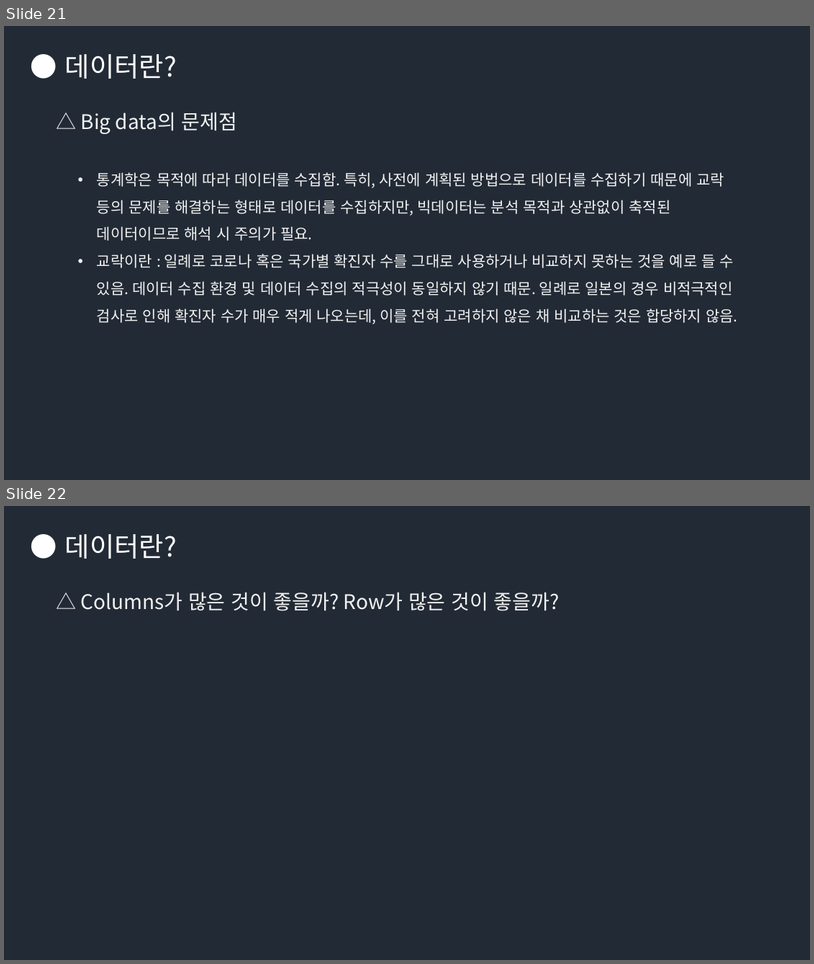
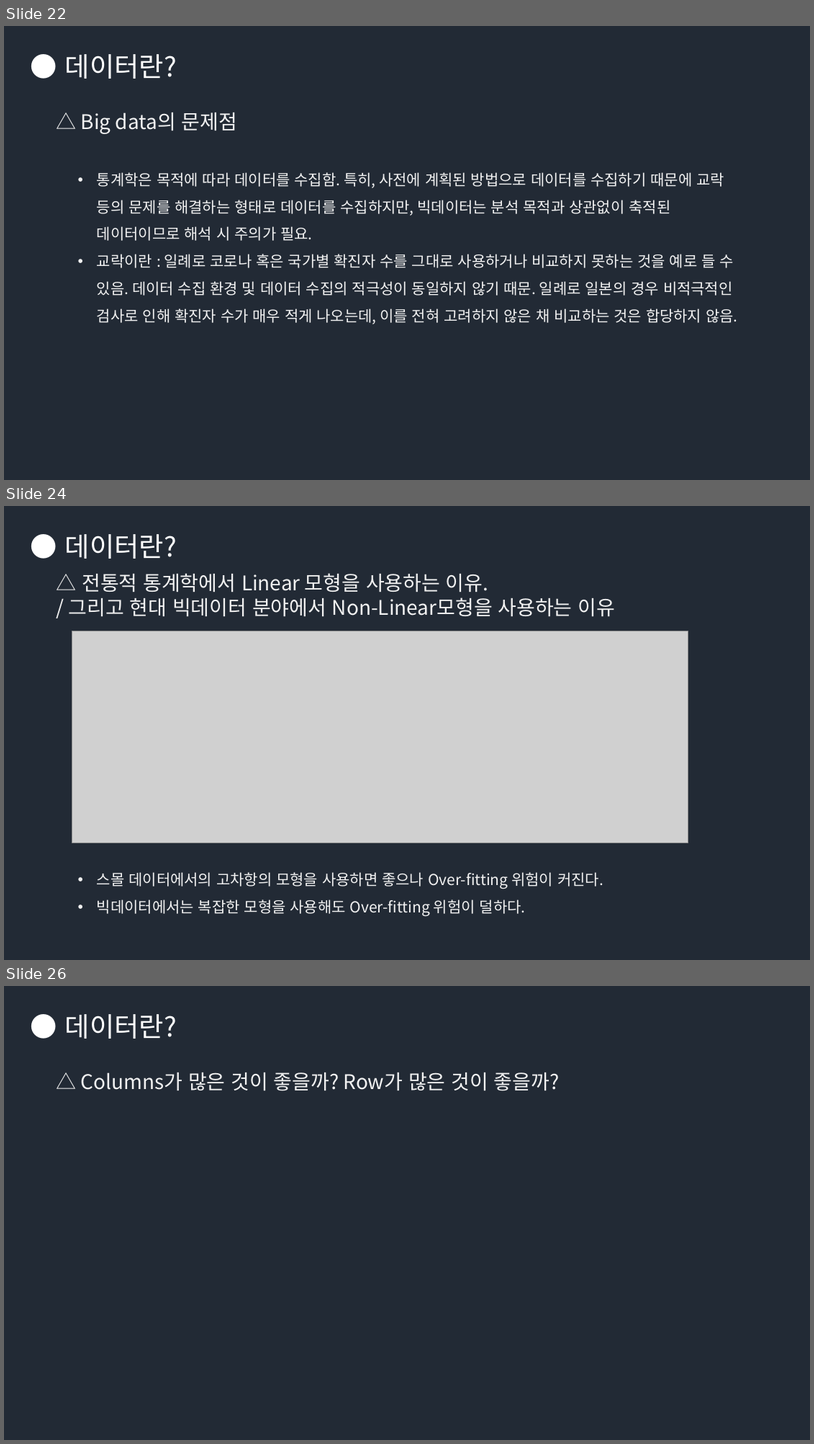
Before and after one commit to Groot-Space/Groot-space.github.io, a slide deck: assets/images/AI/데이터분석, 머신러닝, 딥러닝, AI.pptx. Shown one above the other, each under a label of ours: slides 21 and 22 before the commit, slides 22, 24 and 26 after it; the slides between them are not shown. The pictures are 814x964 and 814x1444 pixels, drawn with LibreOffice and Linux fonts; fonts in the diff are those of the drawing; grey boxes stand for pictures. Boxes give left, top, right and bottom in pixels: in the first picture for what was removed or moved away, otherwise in the second. Text is boxed around its words. In the diff, an @@ line names an element or a change of style, - is before the commit and + after.

```diff
--- a/assets/images/AI/데이터분석, 머신러닝, 딥러닝, AI.pptx
+++ b/assets/images/AI/데이터분석, 머신러닝, 딥러닝, AI.pptx
@@ slide 24 added at bbox=[4, 506, 810, 960], background #222A35 @@
@@ text added at bbox=[65, 534, 177, 559], 32 pt, text #FFFFFF @@
+● 데이터란?
@@ text added at bbox=[69, 573, 616, 617], 24 pt, text #F2F2F2 @@
+△ 전통적 통계학에서 Linear 모형을 사용하는 이유.
+/ 그리고 현대 빅데이터 분야에서 Non-Linear모형을 사용하는 이유
@@ picture added at bbox=[72, 631, 688, 842] @@
@@ text added at bbox=[97, 872, 604, 916], 18 pt, text #F2F2F2 @@
+• 스몰 데이터에서의 고차항의 모형을 사용하면 좋으나 Over-fitting 위험이 커진다.
+• 빅데이터에서는 복잡한 모형을 사용해도 Over-fitting 위험이 덜하다.
@@ what was slide 21 is now slide 22 @@
@@ what was slide 22 is now slide 26 @@
```
Also in this commit, not shown: 3 slides changed, 16 other slides added.
